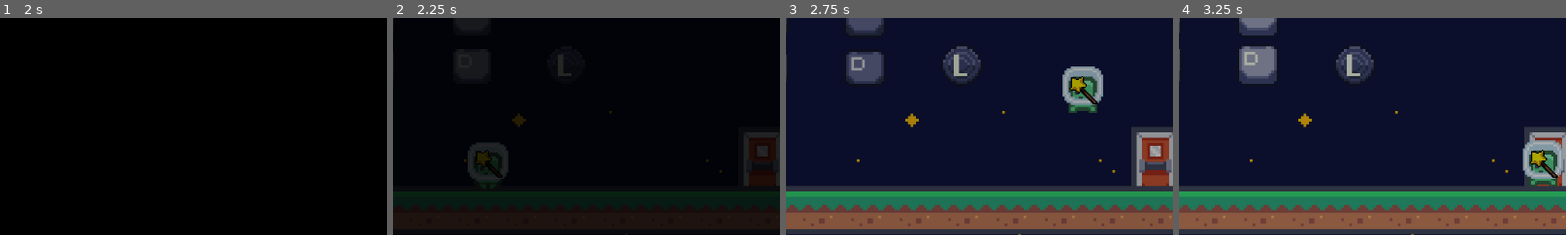
Above: before the commit, frames 1-4 (left to right).
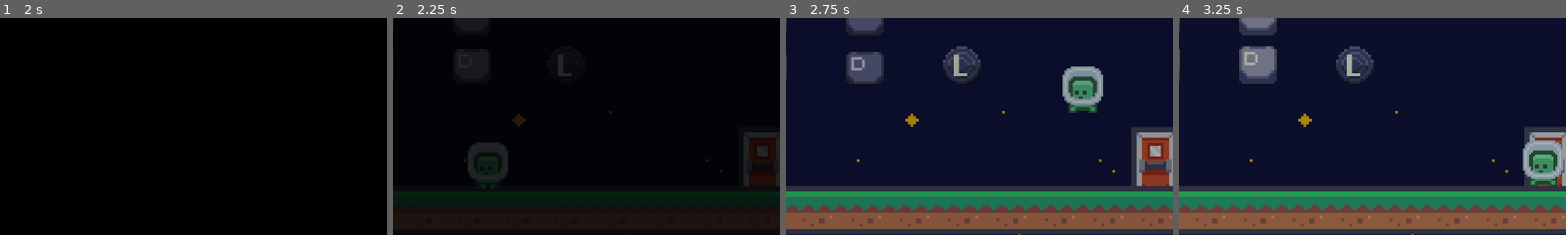
Above: after the commit, the same moments.

Repository: E-Be/GMTK_GJ2024
Game: Godot game, scene res://scenes/levels/levelWorld.tscn
Two runs of this game, one before a commit and one after it. Both use one fixed random seed, a clock stepped at 60 frames per second and the inputs below.
Inputs (mouse positions are % of the whole screen's width and height, from its top left):
- Up to frame 1 (2 s): click "Start" at 0.5 s; click "Start" at 1.25 s
- Up to frame 2 (2.25 s): tap Enter at 2 s; move the mouse to (72, 45) at 2.02 s; hold D (move_right) from 2.03 s (still down); tap S (look_down) at 2.1 s
- Up to frame 3 (2.75 s): keep holding D (move_right); tap Space (jump) at 2.27 s
- Up to frame 4 (3.25 s): keep holding D (move_right); move the mouse to (30, 55) at 2.77 s; tap W (look_up) at 2.85 s; tap Space (jump) at 3.02 s
The pictures show only the part of the screen within x 26-76%, y 17-67%; the shares and areas given below are measured in that part.

Frame 1 is identical in both runs. In frame 2, 0.2% of the frame differs, in the area x 21-29%, y 60-74%; in frame 3, 0.4%, in the area x 73-81%, y 26-40%; in frame 4, 0.4%.

Commit message:
Only small crate can be pushed

Diff:
--- a/scenes/levels/level3.tscn
+++ b/scenes/levels/level3.tscn
@@ -1084,7 +1084,7 @@
 sources/4 = SubResource("TileSetScenesCollectionSource_ny5jf")
 sources/3 = SubResource("TileSetAtlasSource_mwf16")
 
-[node name="Node2D" type="Node2D"]
+[node name="Node2D2" type="Node2D"]
 position = Vector2(3, -2)
 
 [node name="TileMap" type="TileMap" parent="."]
--- a/scenes/weapon.tscn
+++ b/scenes/weapon.tscn
@@ -1,11 +1,8 @@
-[gd_scene load_steps=3 format=3 uid="uid://dc5i3pao7roud"]
+[gd_scene load_steps=2 format=3 uid="uid://dc5i3pao7roud"]
 
 [ext_resource type="Script" path="res://scripts/weapon.gd" id="1_ur8te"]
-[ext_resource type="Texture2D" uid="uid://dakgyjjrg4jj" path="res://sprites/weapon.png" id="2_5eckr"]
 
 [node name="Weapon" type="Node2D"]
 script = ExtResource("1_ur8te")
 
 [node name="Sprite2D" type="Sprite2D" parent="."]
-scale = Vector2(0.5, 0.5)
-texture = ExtResource("2_5eckr")
